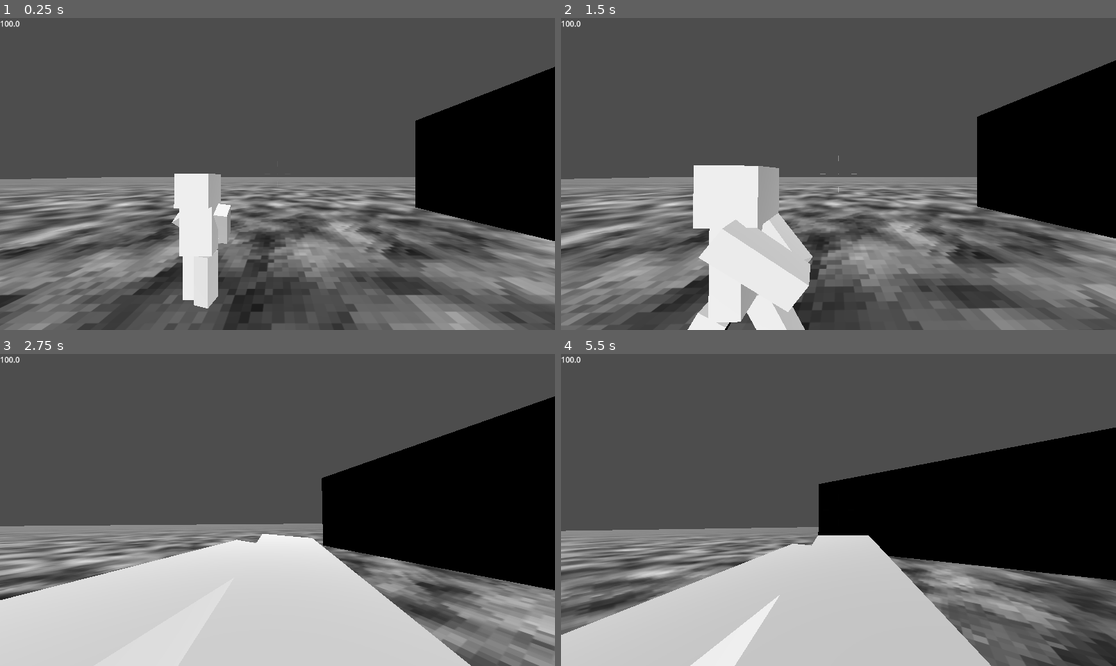
Above: before the commit, frames 1-4 (two rows, left to right).
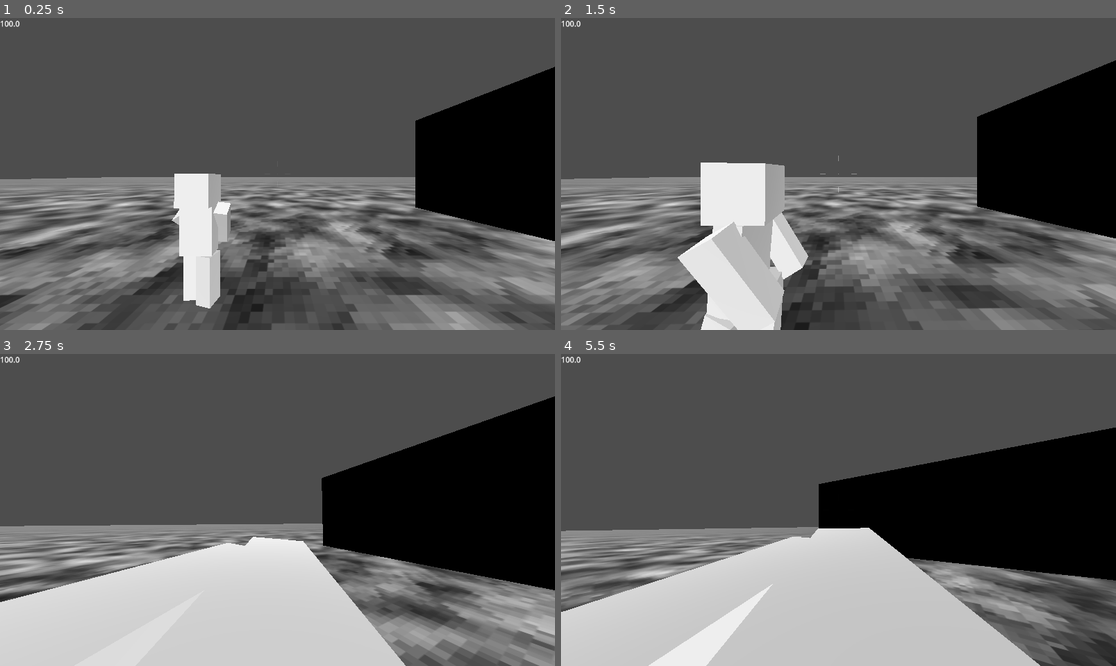
Above: after the commit, the same moments.

Repository: GustLSant/godot-game-componentes
Game: Godot game, scene res://Main.tscn
The game is run twice, just before and just after one commit, with the same random seed, the same clock (stepped at 60 frames per second) and the same inputs.
Inputs (mouse positions are in pixels of both pictures, inside the frame that each line leads up to):
- Up to frame 1 (0.25 s): no input
- Up to frame 2 (1.5 s): move the mouse to (866, 174) at 0.52 s; hold D (MoveRight) 0.53-1.28 s; hold Right mouse button (Aim) 0.53-1.28 s; tap Space (Jump) at 0.77 s; move the mouse to (810, 174) at 1.27 s; hold S (MoveBackwards) from 1.28 s (still down); right-click (810, 174) at 1.35 s
- Up to frame 3 (2.75 s): tap Space (Jump) at 1.52 s; move the mouse to (288, 503) at 2.02 s; release S (MoveBackwards) at 2.03 s; hold D (MoveRight) from 2.03 s (still down); hold Right mouse button (Aim) from 2.03 s (still down); tap V (ChangeCameraMode) at 2.1 s
- Up to frame 4 (5.5 s): move the mouse to (832, 516) at 2.77 s; release Right mouse button (Aim) at 2.78 s; tap W (MoveFoward) at 2.85 s; tap Space (Jump) at 3.02, 3.77, 4.52 s; right-click (832, 516) at 3.05 s; move the mouse to (877, 513) at 3.52 s; release D (MoveRight) at 3.53 s; hold Right mouse button (Aim) 3.53-4.28 s; hold A (MoveLeft) 3.53-5.03 s; click (877, 513) at 3.6 s; move the mouse to (794, 506) at 4.27 s; tap Shift (Sprint) at 4.35 s; right-click (794, 506) at 4.55 s; move the mouse to (844, 510) at 5.02 s; hold S (MoveBackwards) from 5.03 s (still down); hold Right mouse button (Aim) from 5.03 s (still down); tap T (Test) at 5.1 s

The runs differ from the first frame. In frame 1, 0.2% of the frame differs, in the area x 30-42%, y 58-94%; in frame 2, 4.9%; in frame 3, 3.2%; in frame 4, 6.5%, in the area x 0-87%, y 55-100%.

Commit message:
before upgrading to 4.4.1

Diff:
--- a/Components/TpsFpsPlayer/FpsCamera.gd
+++ b/Components/TpsFpsPlayer/FpsCamera.gd
@@ -81,8 +81,8 @@
 
 
 func handleSwingEffect()->void:
-	const SWING_IDLE_FREQUENCY:float = 0.002
-	const SWING_WALKING_FREQUENCY:float = 0.01
+	const SWING_IDLE_FREQUENCY:float = 0.0025
+	const SWING_WALKING_FREQUENCY:float = 0.0125
 	const SWING_IDLE_AMOUNT:float = 0.02
 	const SWING_WALKING_AMOUNT:float = 0.05
 
--- a/Components/TpsFpsPlayer/Player.tscn
+++ b/Components/TpsFpsPlayer/Player.tscn
@@ -79,6 +79,9 @@
 [sub_resource type="AnimationNodeAnimation" id="AnimationNodeAnimation_0rf3i"]
 animation = &"Running"
 
+[sub_resource type="AnimationNodeAnimation" id="AnimationNodeAnimation_4h0by"]
+animation = &"AimLongFoward2"
+
 [sub_resource type="AnimationNodeAnimation" id="AnimationNodeAnimation_s8ee0"]
 animation = &"Idle"
 
@@ -137,7 +140,6 @@
 node_connections = [&"Blend", 0, &"TS_Short", &"Blend", 1, &"TS_Long", &"TS_Long", 0, &"Animation 2", &"TS_Short", 0, &"Animation", &"output", 0, &"Blend"]
 
 [sub_resource type="AnimationNodeBlend2" id="AnimationNodeBlend2_dkwnh"]
-filter_enabled = true
 filters = ["origin/Skeleton3D:arm.left", "origin/Skeleton3D:arm.right", "origin/Skeleton3D:body", "origin/Skeleton3D:head", "origin/Skeleton3D:pivot_recoil", "origin/Skeleton3D:shoulders"]
 
 [sub_resource type="AnimationNodeBlend2" id="AnimationNodeBlend2_3b5n1"]
@@ -159,7 +161,7 @@
 [sub_resource type="AnimationNodeTimeScale" id="AnimationNodeTimeScale_pfu5j"]
 
 [sub_resource type="AnimationNodeBlendTree" id="AnimationNodeBlendTree_178ah"]
-graph_offset = Vector2(-1353.68, 282.075)
+graph_offset = Vector2(147.155, 573.73)
 nodes/Add_Idle_Posture/node = SubResource("AnimationNodeAdd2_2flhk")
 nodes/Add_Idle_Posture/position = Vector2(-213.333, -133.333)
 nodes/Add_Walking_Posture/node = SubResource("AnimationNodeAdd2_vfvm5")
@@ -176,6 +178,8 @@
 "nodes/Animation 5/position" = Vector2(106.667, 1093.33)
 "nodes/Animation 6/node" = SubResource("AnimationNodeAnimation_0rf3i")
 "nodes/Animation 6/position" = Vector2(-1093.33, 400)
+"nodes/Animation 7/node" = SubResource("AnimationNodeAnimation_4h0by")
+"nodes/Animation 7/position" = Vector2(480, 613.333)
 nodes/BlendPostures/node = SubResource("AnimationNodeBlendTree_cg3n5")
 nodes/BlendPostures/position = Vector2(-453.333, -53.3333)
 "nodes/BlendPostures 2/node" = SubResource("AnimationNodeBlendTree_0rf3i")
@@ -199,7 +203,7 @@
 nodes/TimeScale/node = SubResource("AnimationNodeTimeScale_pfu5j")
 nodes/TimeScale/position = Vector2(-453.333, -266.667)
 nodes/output/position = Vector2(1306.67, 586.667)
-node_connections = [&"Add_Idle_Posture", 0, &"TimeScale", &" …(467 unchanged characters)… , 1, &"TS_Running", &"ShotRecoil", 0, &"Blend_AimingAngles", &"ShotRecoil", 1, &"TS_ShotRecoil", & …(165 unchanged characters)…
+node_connections = [&"Add_Idle_Posture", 0, &"TimeScale", &" …(467 unchanged characters)… , 1, &"TS_Running", &"ShotRecoil", 0, &"Animation 7", &"ShotRecoil", 1, &"TS_ShotRecoil", & …(165 unchanged characters)…
 
 [sub_resource type="Gradient" id="Gradient_onxb3"]
 interpolation_mode = 2
@@ -344,16 +348,20 @@
 [node name="blockbench_export" parent="Body/PivotRotation" instance=ExtResource("6_br1xv")]
 
 [node name="Skeleton3D" parent="Body/PivotRotation/blockbench_export/origin" index="0"]
-bones/1/rotation = Quaternion(-0.00386082, 0, 0, 0.999993)
-bones/2/position = Vector3(0, 0.591442, 0)
-bones/2/rotation = Quaternion(0.300706, 0, 0, 0.953717)
-bones/4/position = Vector3(-0.15625, -0.046875, -0.034375)
-bones/4/rotation = Quaternion(0, 0, 0.300706, 0.953717)
-bones/5/position = Vector3(0.1875, -0.0625, -0.0625)
-bones/5/rotation = Quaternion(0, 0, -0.0871557, 0.996195)
-bones/8/position = Vector3(0.125, 0, 0.03125)
-bones/8/rotation = Quaternion(0, -0.130526, 0, 0.991445)
-bones/9/position = Vector3(-0.125, 0, -0.09375)
+bones/0/rotation = Quaternion(0, -0.173648, 0, 0.984808)
+bones/1/position = Vector3(0, 0.6875, 0)
+bones/1/rotation = Quaternion(-0.108867, 0, 0, 0.994056)
+bones/2/position = Vector3(0, 0.6875, 0)
+bones/2/rotation = Quaternion(0.794193, 0.10268, -0.140038, 0.582326)
+bones/4/position = Vector3(-0.1875, -0.21875, 0)
+bones/4/rotation = Quaternion(-0.0429567, -0.00757443, 0.173483, 0.98387)
+bones/5/position = Vector3(0.1875, 0, 0.0625)
+bones/5/rotation = Quaternion(-0.12975, 0.01421, -0.107936, 0.985552)
+bones/6/rotation = Quaternion(0.107213, 0.172616, -0.0189045, 0.978954)
+bones/8/position = Vector3(0.203125, -0.0625, -0.15625)
+bones/8/rotation = Quaternion(-0.214588, -0.127432, -0.028251, 0.967944)
+bones/9/position = Vector3(-0.28125, 0, -0.21875)
+bones/9/rotation = Quaternion(0, 0.173648, 0, 0.984808)
 
 [node name="AnimationPlayer" parent="Body/PivotRotation/blockbench_export" index="1"]
 autoplay = "TPose"
@@ -362,14 +370,14 @@
 tree_root = SubResource("AnimationNodeBlendTree_178ah")
 anim_player = NodePath("../AnimationPlayer")
 parameters/Add_Idle_Posture/add_amount = 1.0
-parameters/Add_Walking_Posture/add_amount = 1.0
+parameters/Add_Walking_Posture/add_amount = 0.0
 parameters/BlendPostures/Blend/blend_amount = 0
 parameters/BlendPostures/TS_Long/scale = 1.0
 parameters/BlendPostures/TS_Short/scale = 0.5
 "parameters/BlendPostures 2/Blend/blend_amount" = 0.0
 "parameters/BlendPostures 2/TimeScale/scale" = 1.0
 "parameters/BlendPostures 2/TimeScale 2/scale" = 1.0
-parameters/Blend_Aiming/blend_amount = 0.0
+parameters/Blend_Aiming/blend_amount = 1.0
 parameters/Blend_AimingAngles/blend_amount = 0.5
 parameters/Blend_Idle_Walking/blend_amount = 0.0
 parameters/Blend_Walking_Running/blend_amount = 0
Not shown: 1 places in Components/TpsFpsPlayer/Player.tscn that only renumber resources
Not shown, changed: Meshs/PlayerBody.gltf
Not shown, changed: BlockbenchProjects/PlayerBody.bbmodel
